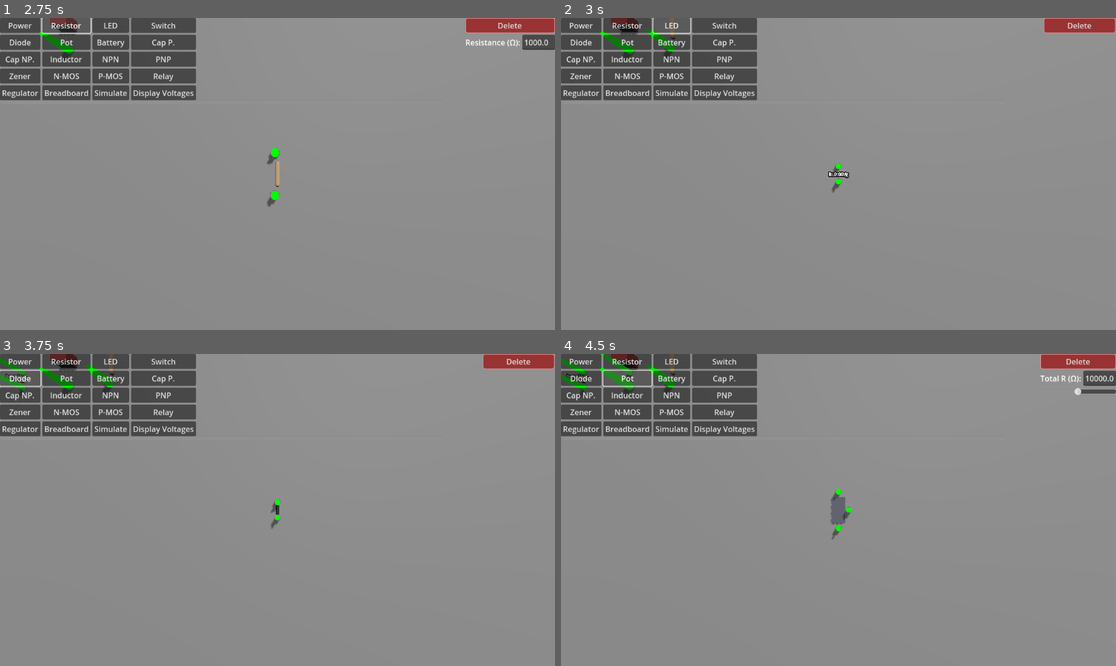
Above: before the commit, frames 1-4 (two rows, left to right).
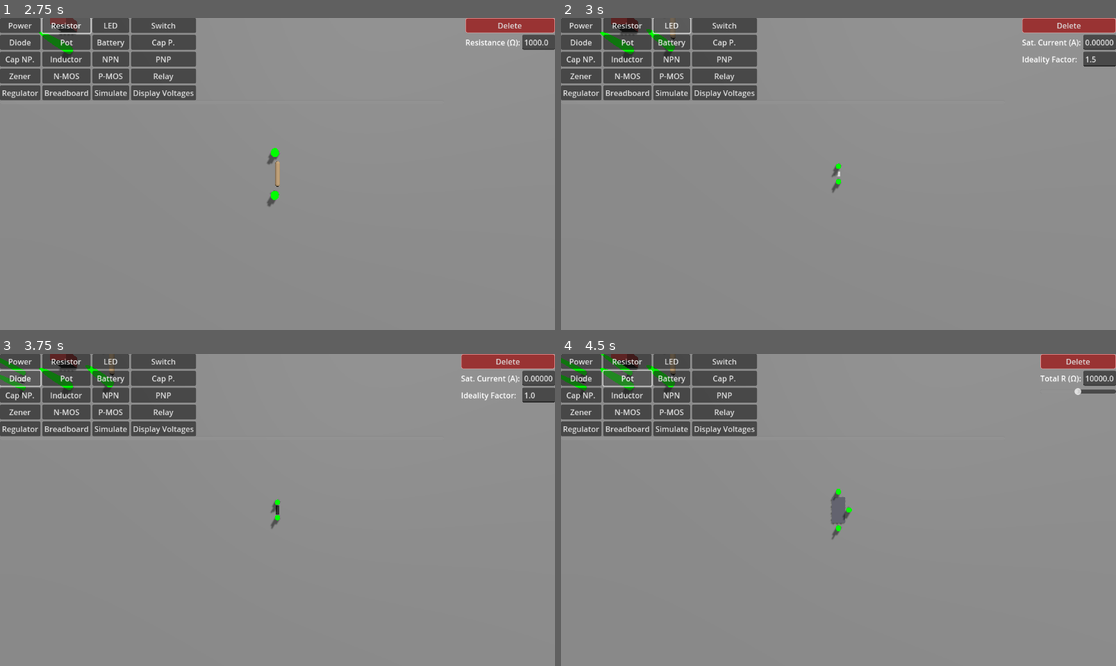
Above: after the commit, the same moments.

Repository: supastishn/mcu-sim
Game: Godot game, scene res://ui/MainMenu.tscn
The game is run twice, just before and just after one commit, with the same random seed, the same clock (stepped at 60 frames per second) and the same inputs. The engine's default icon, where the game draws it, is replaced by a stand-in: a white triangle on a blue panel in a dark square.
Inputs:
- Up to frame 1 (2.75 s): click "Play" at 0.5 s; click "Power" at 1.25 s; click "Resistor" at 2 s
- Up to frame 2 (3 s): click "LED" at 2.75 s
- Up to frame 3 (3.75 s): click "Diode" at 3.5 s
- Up to frame 4 (4.5 s): click "Pot" at 4.25 s

Frame 1 is identical in both runs. In frame 2, 1.1% of the frame differs, in the area x 48-100%, y 0-52%; in frame 3, 1.1%; in frame 4, less than 0.1%.
Error before the commit: Parse Error: Identifier "x" not declared in the current scope. (res://components/LED3D.gd:170)

Commit message:
fix: correct variable names and improve NR damping for solver stability

Diff:
--- a/CircuitGraph.gd
+++ b/CircuitGraph.gd
@@ -548,7 +548,7 @@
 			LinearSolver.print_vector(b_error, "b_error on norm fail")
 			LinearSolver.print_vector(delta_x, "delta_x on norm fail")
 			assert(false, "Solver update vector norm is NaN. delta_x: {dx}".format({"dx": delta_x}))
-		var damping_factor = clamp(0.1 * log(norm + 1) + 0.3, 0.1, 0.8)
+		var damping_factor = 1.0 - clamp(0.1 * log(norm + 1.0), 0.2, 0.9)
 		var node_map = system.node_map
 		for node_id in node_map:
 			var index = node_map[node_id]
--- a/components/Diode3D.gd
+++ b/components/Diode3D.gd
@@ -69,12 +69,12 @@
 
 	var current = NAN
 	if not (!is_nan(Va) and !is_nan(Vk)):
-		LinearSolver.print_vector(x, "x on diode results fail")
+		LinearSolver.print_vector(_x, "x on diode results fail")
 		assert(false, "Diode {d}: Terminal voltage is NaN. Va={va}, Vk={vk}".format({ "d": name, "va": Va, "vk": Vk }))
 	var Vd = Va - Vk
 	current = saturation_current * (exp(Vd / (ideality_factor * THERMAL_VOLTAGE)) - 1.0)
 	if not !is_nan(current):
-		LinearSolver.print_vector(x, "x on diode results fail")
+		LinearSolver.print_vector(_x, "x on diode results fail")
 		assert(false, "Diode {d}: Current is NaN. Vd={vd}".format({"d": name, "vd": Vd}))
 	comp_data.properties["_internal_voltage"] = Vd
 
--- a/components/LED3D.gd
+++ b/components/LED3D.gd
@@ -167,7 +167,7 @@
 	elif not is_nan(Va) and not is_nan(Vk):
 		var Vd = Va - Vk
 		if not !is_nan(Vd):
-			LinearSolver.print_vector(x, "x on LED results fail")
+			LinearSolver.print_vector(_x, "x on LED results fail")
 			assert(false, "LED {led}: Vd is NaN. Va={va}, Vk={vk}".format({"led": name, "va": Va, "vk": Vk}))
 		comp_data.properties["_internal_voltage"] = Vd
 
